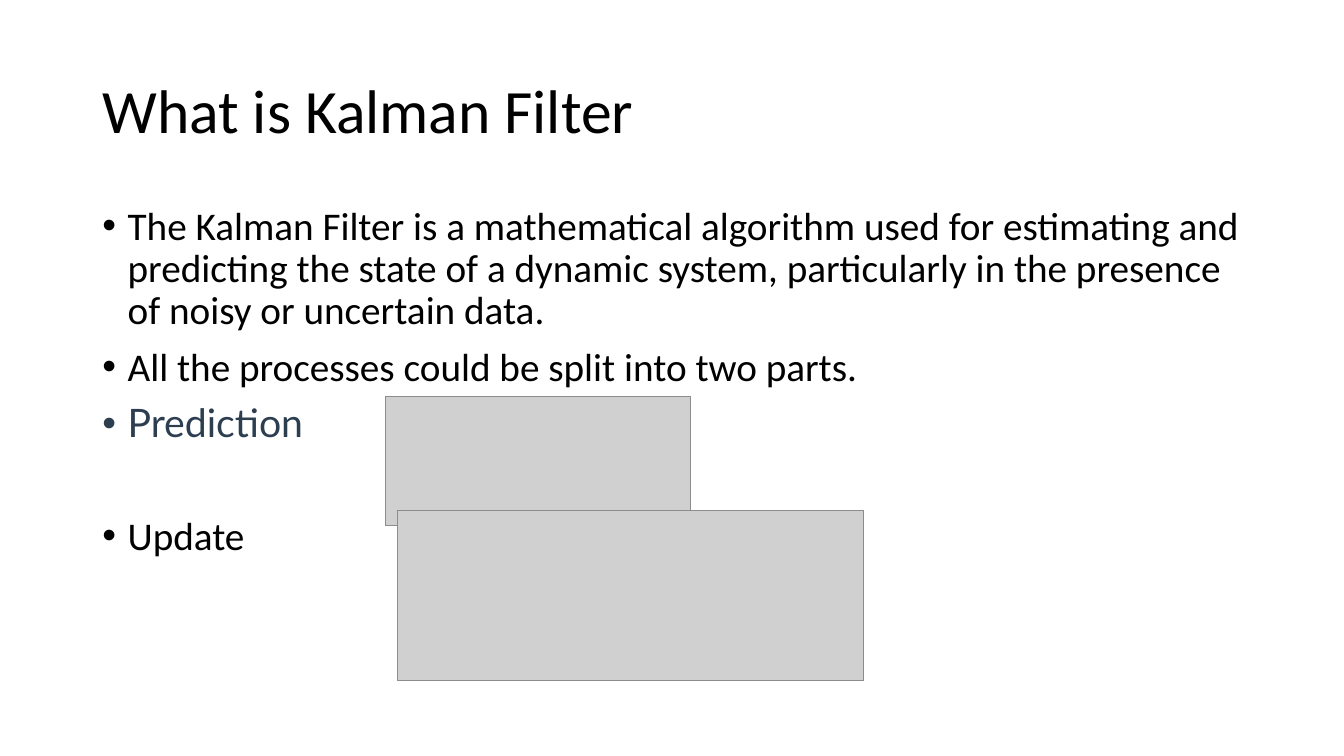
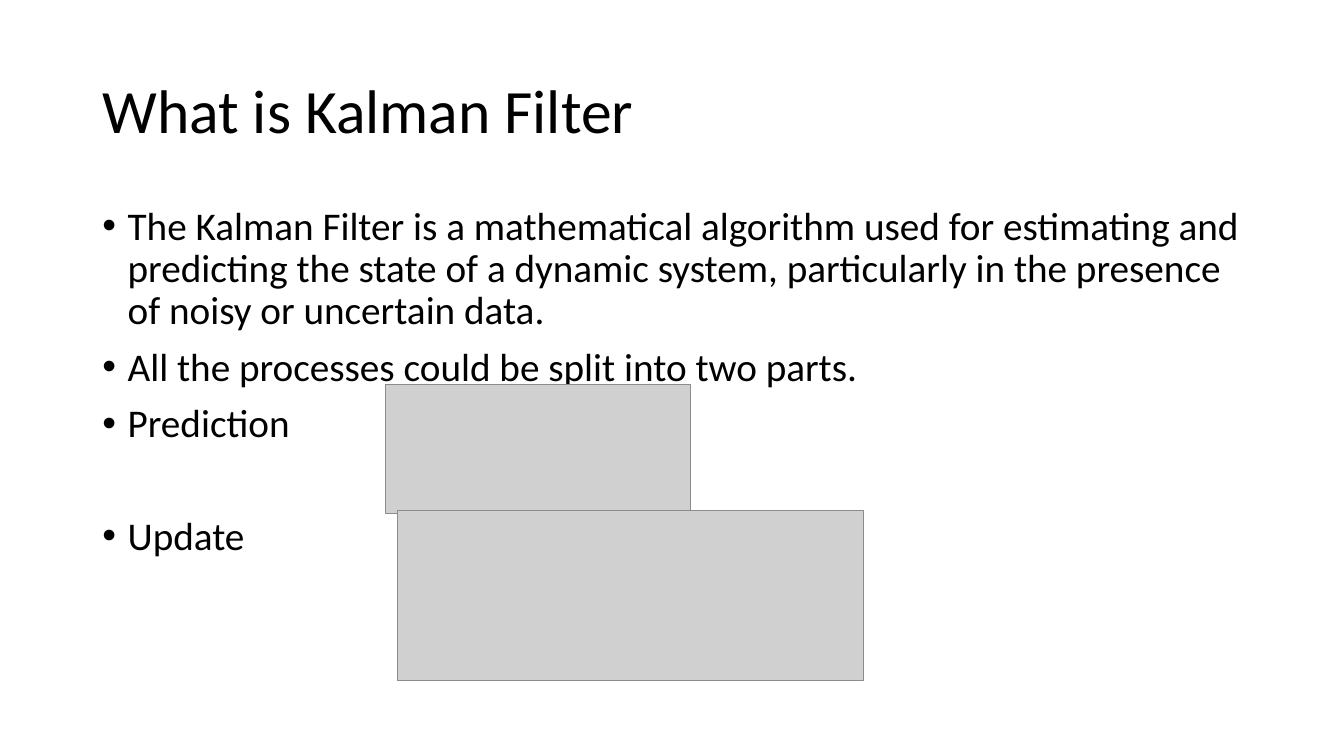
Before and after one commit to jet-w/jet-w.blog, a slide deck: slide 3 of src/.vuepress/public/data/unisa/AdvancedAnalytic1/project/Kalman Filter.pptx. Drawn at 1344x756 pixels with LibreOffice and Linux fonts; fonts in the diff are those of the drawing; grey boxes stand for pictures. Boxes give left, top, right and bottom in pixels: in the first picture for what was removed or moved away, otherwise in the second. Text is boxed around its words. In the diff, an @@ line names an element or a change of style, - is before the commit and + after.

```diff
--- a/src/.vuepress/public/data/unisa/AdvancedAnalytic1/project/Kalman Filter.pptx
+++ b/src/.vuepress/public/data/unisa/AdvancedAnalytic1/project/Kalman Filter.pptx
@@ picture: place and size @@
-picture at [386, 397, 692, 525]
+picture at [386, 385, 692, 513]
@@ text at [128, 409, 290, 438]: font Lato to Calibri, text colour #2C3E50 to #000000 in "Prediction" @@
```
Also in this commit, not shown: 3 other slides changed, 3 slides added, 1 other file.
